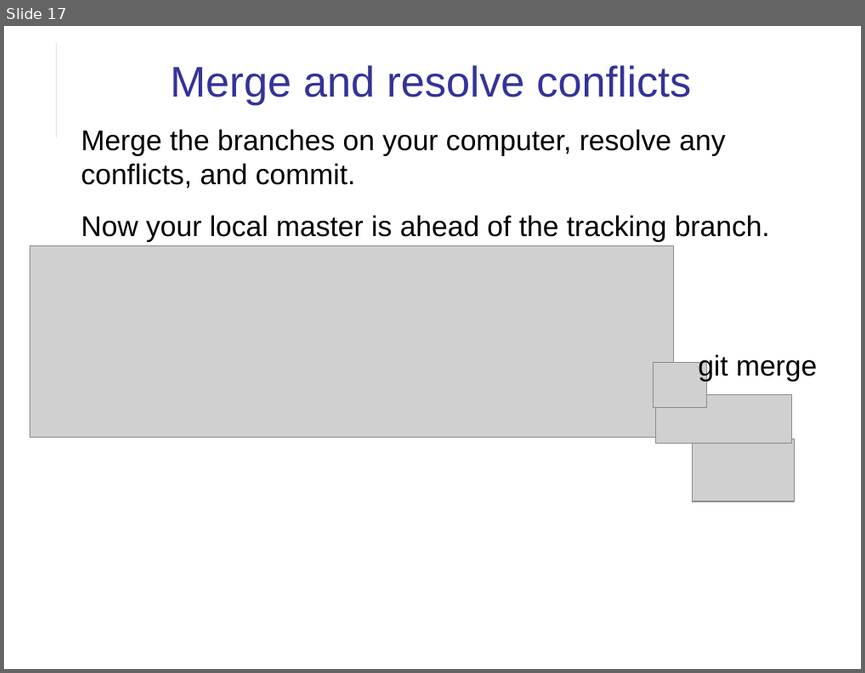
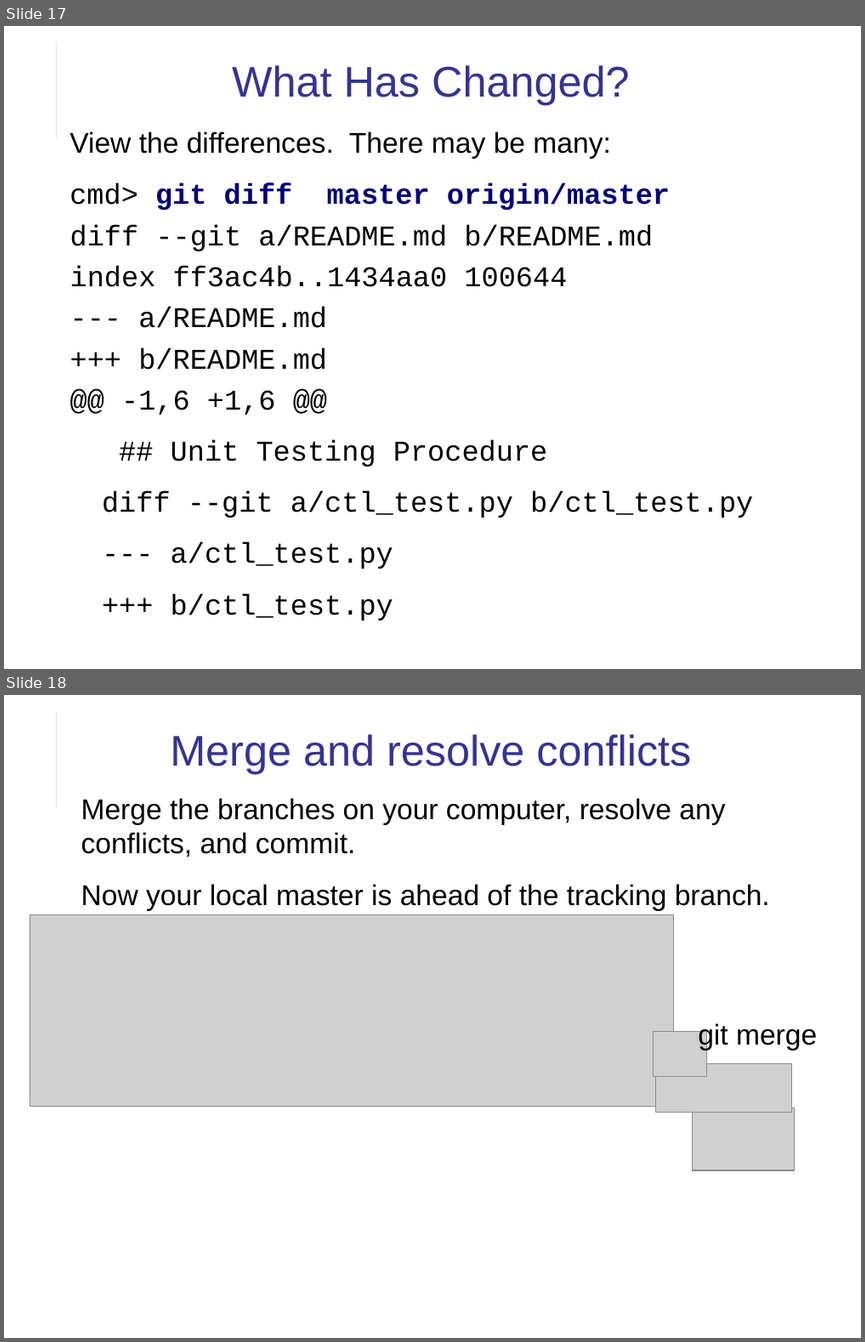
Before and after one commit to cpske/ISP, a slide deck: git/Git-Remotes.odp. Shown one above the other, each under a label of ours: slide 17 before the commit, slides 17 and 18 after it. The pictures are 865x673 and 865x1342 pixels, drawn with LibreOffice and Linux fonts; fonts in the diff are those of the drawing; grey boxes stand for pictures. Boxes give left, top, right and bottom in pixels: in the first picture for what was removed or moved away, otherwise in the second. Text is boxed around its words. In the diff, an @@ line names an element or a change of style, - is before the commit and + after.

```diff
--- a/git/Git-Remotes.odp
+++ b/git/Git-Remotes.odp
@@ slide 17 added at bbox=[4, 26, 861, 669], background #FFFFFF; not listed: 2 template elements that a slide beside it also shows @@
@@ title added at bbox=[232, 65, 630, 105], 36 pt, text #333399 @@
+What Has Changed?
@@ text added at bbox=[69, 131, 753, 620], 24 pt, text #000000 @@
+View the differences. There may be many:
+cmd> git diff master origin/master
+diff --git a/README.md b/README.md
+index ff3ac4b..1434aa0 100644
+--- a/README.md
++++ b/README.md
+@@ -1,6 +1,6 @@
+## Unit Testing Procedure
+diff --git a/ctl_test.py b/ctl_test.py
+--- a/ctl_test.py
++++ b/ctl_test.py
@@ what was slide 17 is now slide 18 @@
```
Also in this commit, not shown: 10 slides changed, 3 slides removed, 4 other files.
